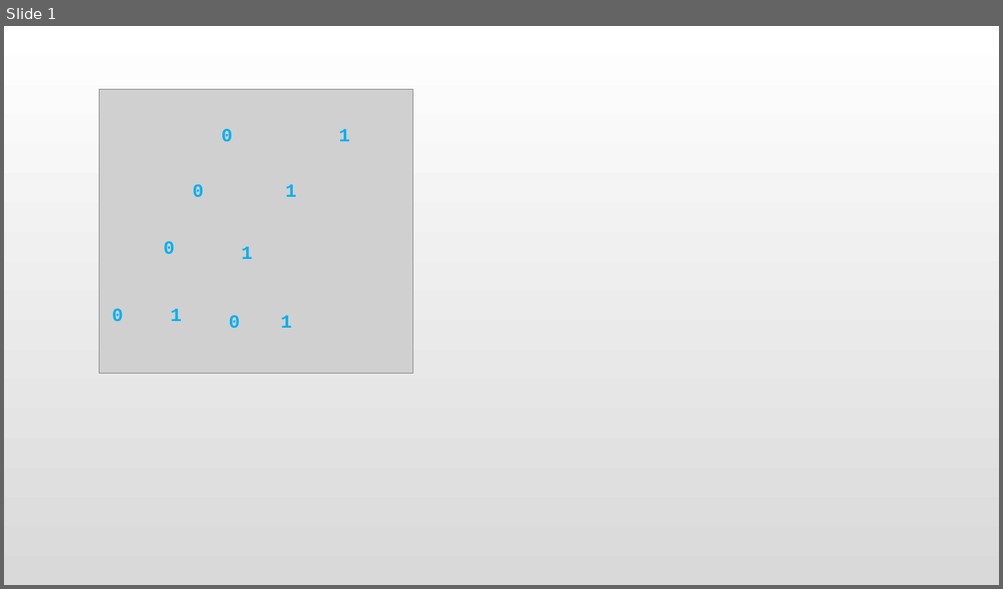
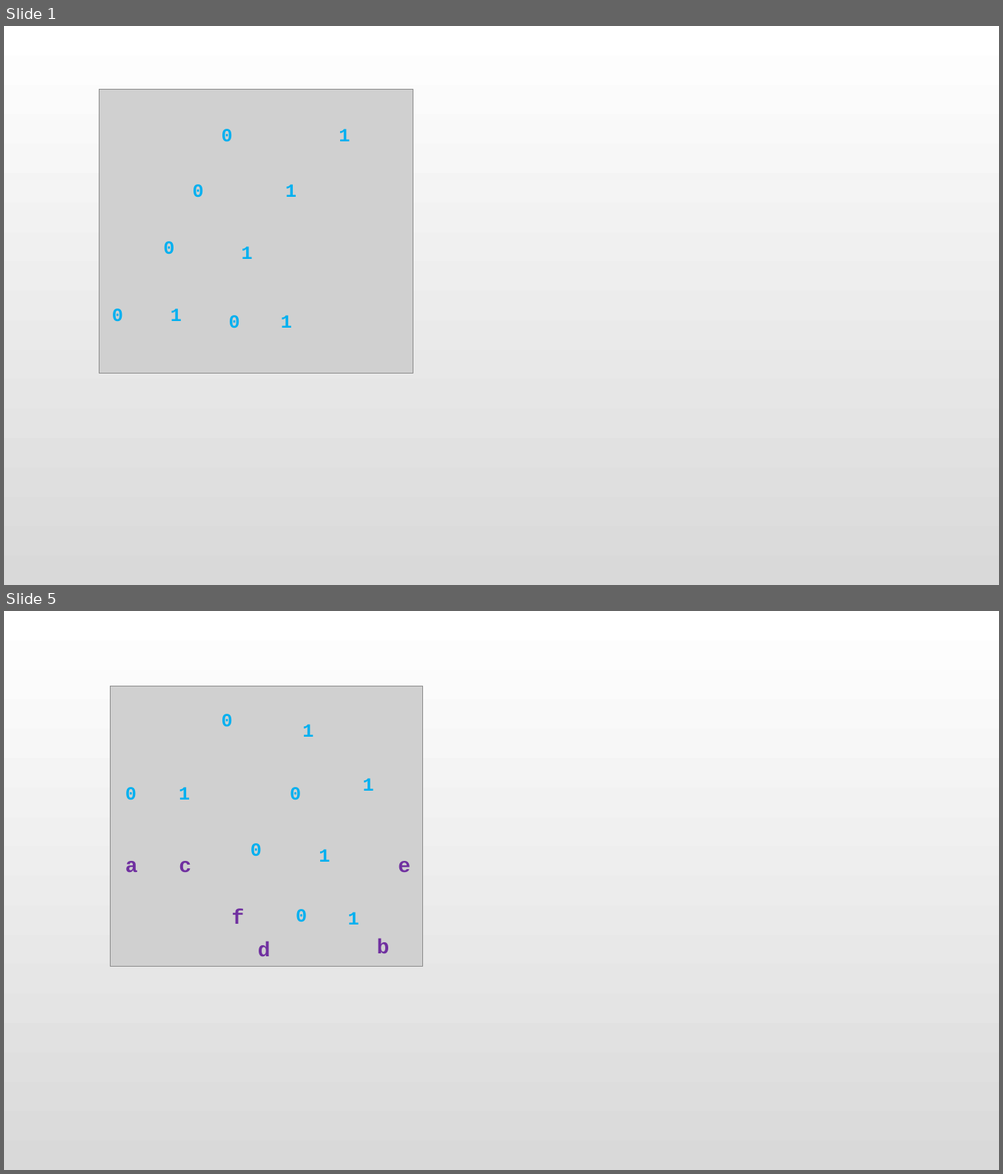
Before and after one commit to jk2020214154/Data_Structure_Code, a slide deck: 第五章 树与二叉树/5.5 树与二叉树的应用/图.pptx. Shown one above the other, each under a label of ours: slide 1 before the commit, slides 1 and 5 after it; the slides between them are not shown. The pictures are 1003x589 and 1003x1174 pixels, drawn with LibreOffice and Linux fonts; fonts in the diff are those of the drawing; grey boxes stand for pictures. Boxes give left, top, right and bottom in pixels: in the first picture for what was removed or moved away, otherwise in the second. Text is boxed around its words. In the diff, an @@ line names an element or a change of style, - is before the commit and + after.

```diff
--- a/第五章 树与二叉树/5.5 树与二叉树的应用/图.pptx
+++ b/第五章 树与二叉树/5.5 树与二叉树的应用/图.pptx
@@ slide 5 added at box(4, 611, 999, 1170), background gradient #FFFFFF to #D9D9D9 @@
@@ group added at box(111, 686, 424, 967): 16 texts, 1 picture @@
+0
+0
+0
+0
+0
+1
+1
+1
+1
+1
+a
+d
+b
+f
+c
+e
```
Also in this commit, not shown: 4 other slides added, 1 other file.
